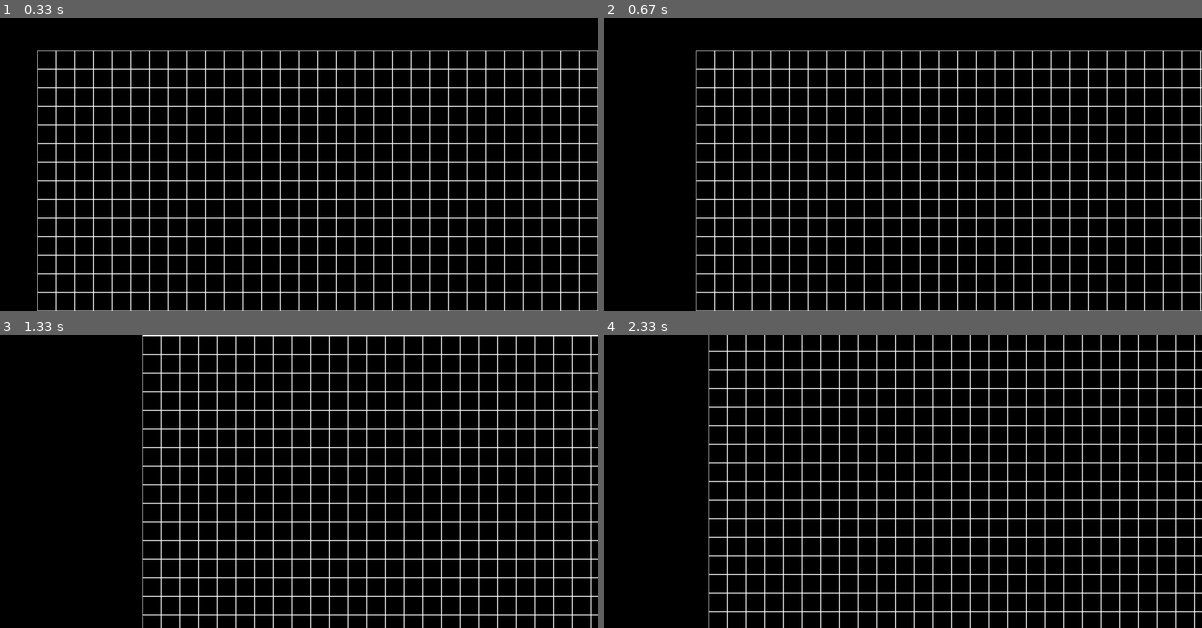
Above: before the commit, frames 1-4 (two rows, left to right).
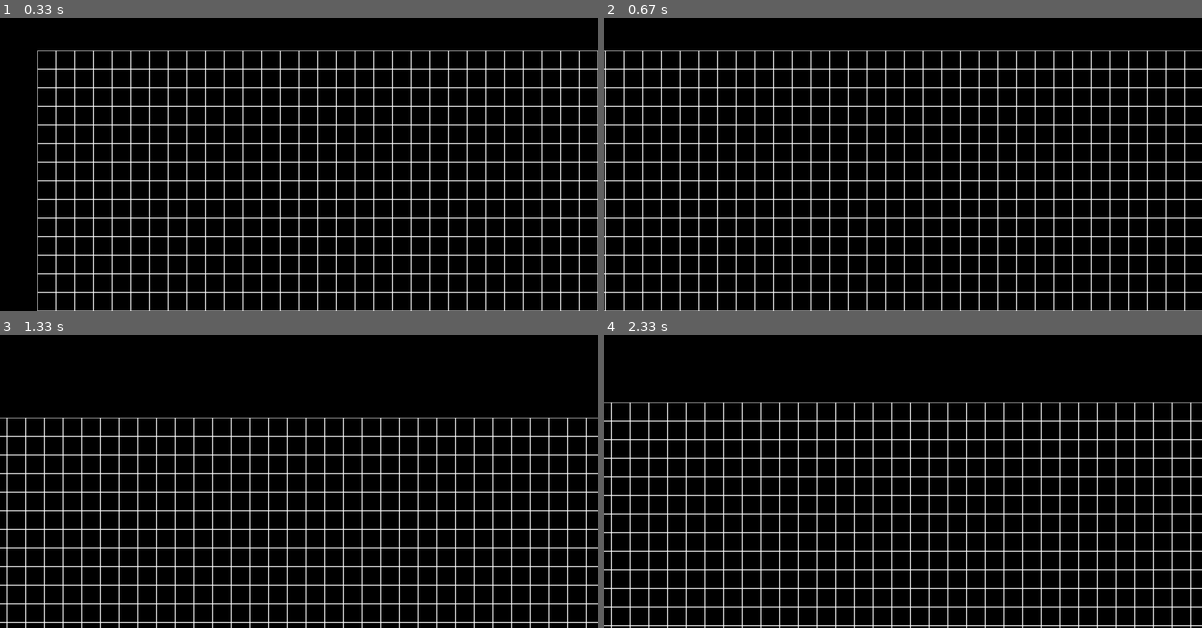
Above: after the commit, the same moments.

Repository: lusipusik/PyGameLife
Game: pygame game, started from game/main.py
Two runs of this game, one before a commit and one after it. Both use one fixed random seed, a clock stepped at 60 frames per second and the inputs below.
Inputs:
- Up to frame 1 (0.33 s): no input
- Up to frame 2 (0.67 s): hold D from 0.33 s (still down)
- Up to frame 3 (1.33 s): release D at 0.8 s; hold W 0.83-1.13 s; hold D from 1.17 s (still down)
- Up to frame 4 (2.33 s): release D at 1.63 s; hold A 1.67-2.2 s; hold S from 2.23 s (still down)

Frame 1 is identical in both runs. In frame 2, 13% of the frame differs, in the area x 0-100%, y 11-100%; in frame 3, 23%, in the area x 0-100%, y 0-100%; in frame 4, 23%.

Commit message:
осталось разбратся со спавном клеток

Diff:
--- a/game/Board1.py
+++ b/game/Board1.py
@@ -21,14 +21,14 @@
         self.set_view(left, top, cell_size)
 
     def render(self, screen):
+        cell_size = self.cell_size + self.zoom
         for y in range(self.height):
             for x in range(self.width):
-                self.cell_size = self.cell_size + self.zoom
                 pygame.draw.rect(screen, pygame.Color(255, 255, 255),
-                                 (x * self.cell_size + self.left + self.xmove + self.zoom,
-                                  y * self.cell_size + self.top + self.ymove + self.zoom,
-                                  self.cell_size,
-                                  self.cell_size), 1)
+                                 (x * cell_size + (self.left - self.zoom * 26) + self.xmove,
+                                  y * cell_size + (self.top - self.zoom * 26) + self.ymove,
+                                  cell_size,
+                                  cell_size), 1)
 
     # настройка внешнего вида
     def set_view(self, left, top, cell_size):
@@ -46,8 +46,8 @@
         self.zoom = zoom
 
     def get_cell(self, mouse_pos):
-        cell_x = (mouse_pos[0] - self.left) // self.cell_size
-        cell_y = (mouse_pos[1] - self.top) // self.cell_size
+        cell_x = (mouse_pos[0] - self.left - self.xmove - self.zoom) // self.cell_size
+        cell_y = (mouse_pos[1] - self.top - self.ymove +   self.zoom) // self.cell_size
         if cell_x < 0 or cell_x >= self.width or cell_y < 0 or cell_y >= self.height:
             return None
         return cell_x, cell_y
--- a/game/Life1.py
+++ b/game/Life1.py
@@ -14,21 +14,21 @@
         self.board[cell[1]][cell[0]] = (self.board[cell[1]][cell[0]] + 1) % 2
 
     def render(self, screen):
+        cell_size = self.cell_size + self.zoom
         for y in range(self.height):
             for x in range(self.width):
-                self.cell_size = self.cell_size + self.zoom
                 if self.board[y][x]:
                     # живые клетки рисуем зелеными
                     pygame.draw.rect(screen, pygame.Color("green"),
-                                     (x * self.cell_size + self.left + self.xmove + self.zoom,
-                                      y * self.cell_size + self.top + self.ymove + self.zoom,
-                                      self.cell_size,
-                                      self.cell_size))
+                                     (x * cell_size + (self.left - self.zoom * 26) + self.xmove,
+                                      y * cell_size + (self.top - self.zoom * 26) + self.ymove,
+                                      cell_size,
+                                      cell_size))
                 pygame.draw.rect(screen, pygame.Color(255, 255, 255),
-                                (x * self.cell_size + self.left + self.xmove + self.zoom,
-                                 y * self.cell_size + self.top + self.ymove + self.zoom,
-                                self.cell_size,
-                                self.cell_size), 1)
+                                (x * cell_size + (self.left - self.zoom * 26) + self.xmove,
+                                 y * cell_size + (self.top - self.zoom * 26) + self.ymove,
+                                cell_size,
+                                cell_size), 1)
 
     def next_move(self):
         tmp_board = copy.deepcopy(self.board)
--- a/game/main.py
+++ b/game/main.py
@@ -31,9 +31,11 @@
                 running = False
             if event.type == pygame.MOUSEBUTTONDOWN:
                 if event.button == 4:
-                    zoom += 10
+                    zoom += 2
                 elif event.button == 5:
-                    zoom -= 10
+                    zoom -= 2
+                    if zoom < -30:
+                        zoom = -30
             if event.type == pygame.MOUSEBUTTONDOWN and event.button == 1:
                 board.get_click(event.pos)
             if event.type == pygame.KEYDOWN and event.key == pygame.K_SPACE:
@@ -45,13 +47,13 @@
         brd.xyz(xmove, ymove, zoom)
         board.xyz(xmove, ymove, zoom)
         keys = pygame.key.get_pressed()
+        if keys[pygame.K_a]:
+            xmove = xmove + 3
         if keys[pygame.K_d]:
-            xmove = xmove + 3
-        if keys[pygame.K_a]:
             xmove = xmove - 3
+        if keys[pygame.K_w]:
+            ymove = ymove + 3
         if keys[pygame.K_s]:
-            ymove = ymove + 3
-        if keys[pygame.K_w]:
             ymove = ymove - 3
         screen.fill((0, 0, 0))
         board.render(screen)
